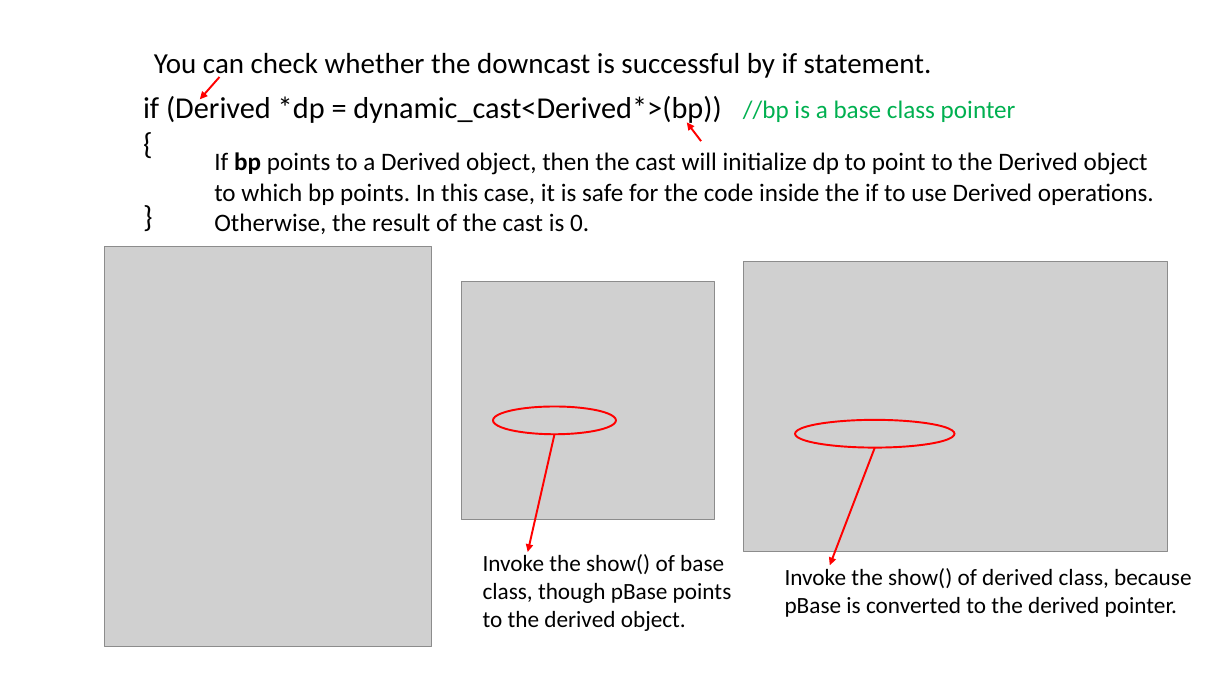
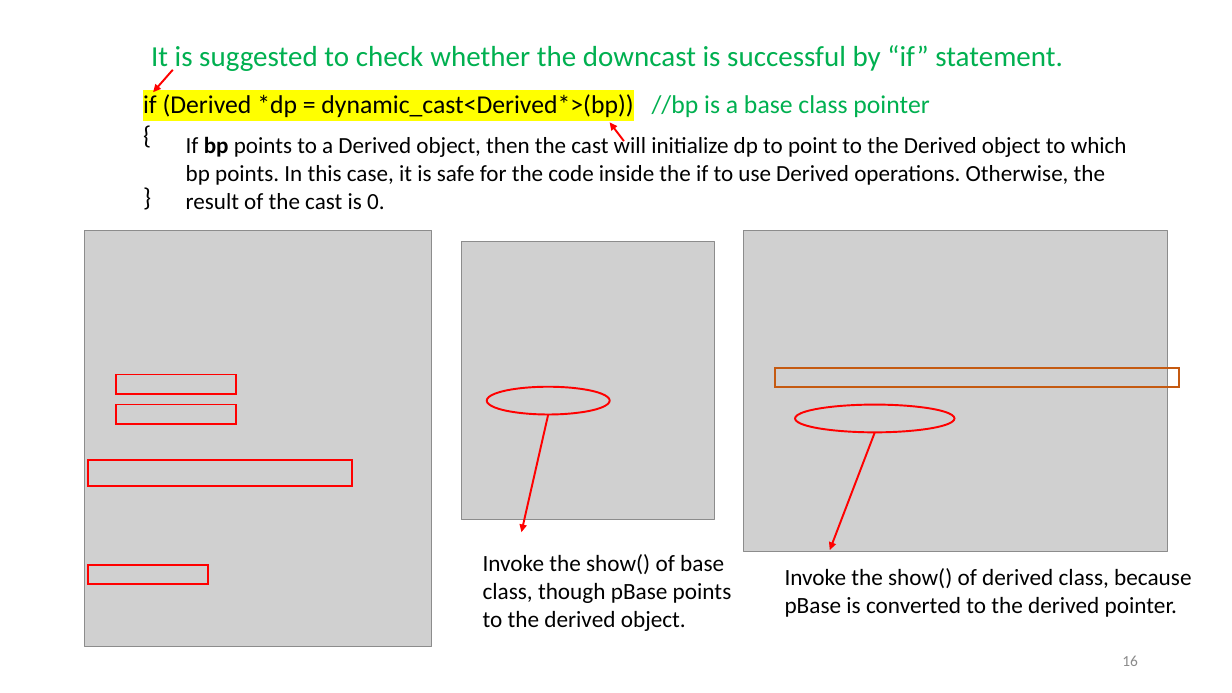
Before and after one commit to ShiqiYu/CPP, a slide deck: slide 16 of week15/Lab15.pptx (slide 15 before the commit). Drawn at 1232x693 pixels with LibreOffice and Linux fonts; fonts in the diff are those of the drawing; grey boxes stand for pictures; background and template pictures are left out. Boxes give left, top, right and bottom in pixels: in the first picture for what was removed or moved away, otherwise in the second. Text is boxed around its words. In the diff, an @@ line names an element or a change of style, - is before the commit and + after.

```diff
--- a/week15/Lab15.pptx
+++ b/week15/Lab15.pptx
@@ text at (151,45,1063,71): text changed; text colour #000000 to #00B050 @@
-You can check whether the downcast is successful by if statement.
+It is suggested to check whether the downcast is successful by “if” statement.
@@ text "if (Derived *dp = dynamic_cast<Derived*>(bp)) ..." at (143,94,929,117): size 23.6 to 20 pt in "if (Derived *dp = dynamic_cast<Derived*>(bp))", "{", "}"; size 19.7 to 20 pt in "//bp is a base class pointer"; highlight none to #FFFF00 in "if (Derived *dp = dynamic_cast<Derived*>(bp))" @@
@@ arrow moved from (220, 77) - (200, 99) to (173, 70) - (153, 92) @@
@@ text "If bp points to a ...": place and size @@
-text "If bp points to a ..." at (214,152,1154,234)
+text "If bp points to a ..." at (186,134,1127,209)
@@ text "If bp points to a ..." at (186,134,1127,209): size 19.7 to 18 pt @@
@@ arrow moved from (701, 141) - (687, 122) to (624, 141) - (610, 122) @@
@@ picture: place and size @@
-picture at (104,247,432,647)
+picture at (85,230,433,647)
@@ picture: place and size @@
-picture at (744,262,1168,553)
+picture at (744,230,1168,552)
@@ picture: place and size @@
-picture at (461,281,714,519)
+picture at (461,241,714,520)
@@ rectangle added at (116,374,236,394), outline #FF0000 1.5 pt @@
@@ ellipse: place and size @@
-ellipse at (494,407,616,434)
+ellipse at (487,387,610,415)
@@ rectangle added at (775,368,1179,387), outline #C55A11 1.5 pt @@
@@ rectangle added at (116,405,236,424), outline #FF0000 1.5 pt @@
@@ arrow moved from (555, 434) - (528, 552) to (548, 415) - (521, 532) @@
@@ ellipse: place and size @@
-ellipse at (795,420,955,447)
+ellipse at (795,405,955,433)
@@ arrow moved from (875, 447) - (830, 566) to (875, 433) - (830, 550) @@
@@ rectangle added at (88,460,352,487), outline #FF0000 1.5 pt @@
@@ rectangle added at (88,566,208,585), outline #FF0000 1.5 pt @@
@@ page number added at (1122,655,1138,666), 12 pt, text #8C8C8C @@
+16
```
Also in this commit, not shown: 18 other slides changed, 2 slides added, 3 slides removed, 3 other files.
